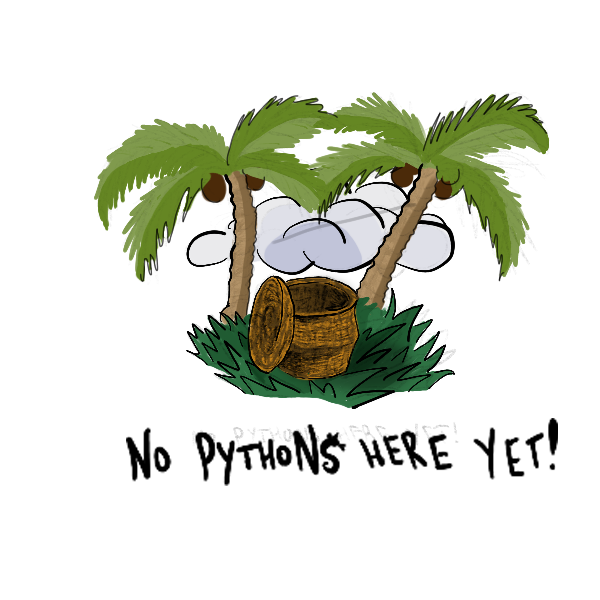
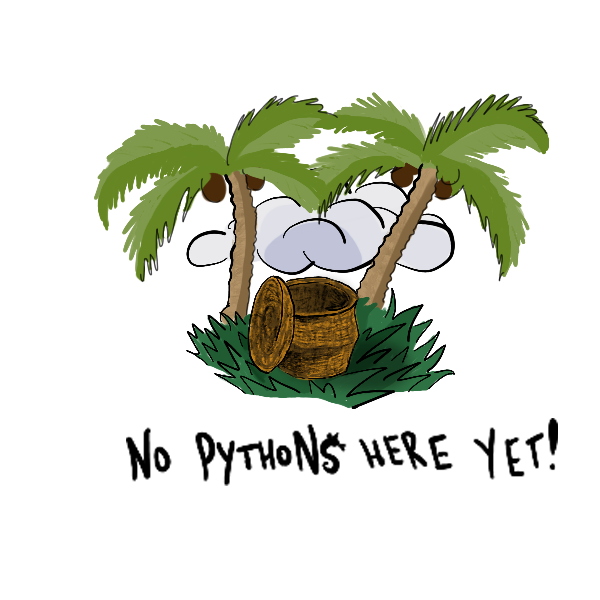
Layers edited between the first and the second 600x600 image:
painted on "Layer 15" over [270, 202, 417, 293]
hid "Layer 1" over [97, 92, 550, 447]
